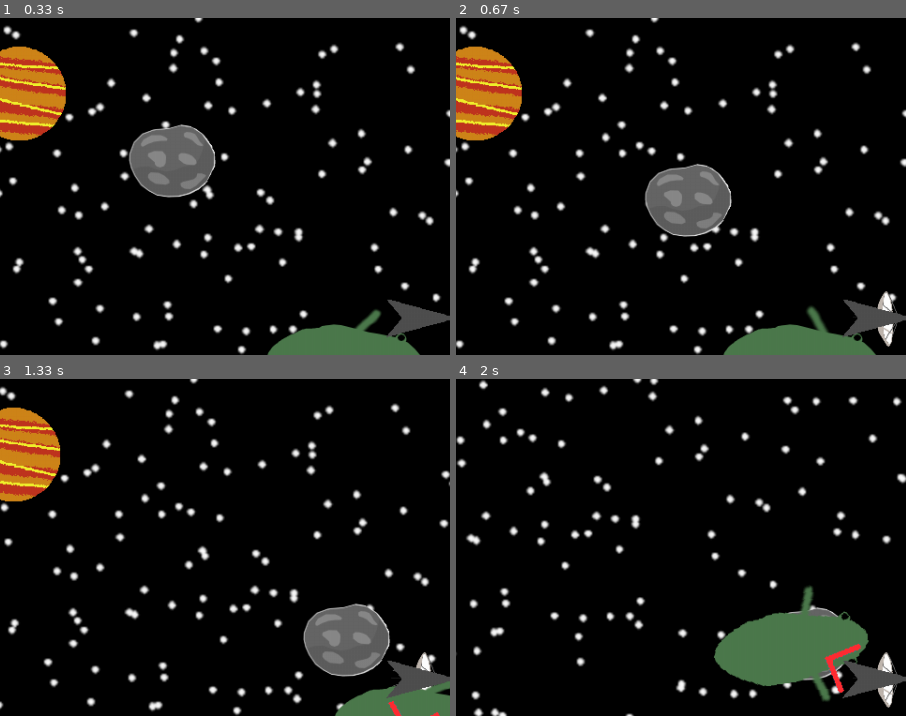
Above: before the commit, frames 1-4 (two rows, left to right).
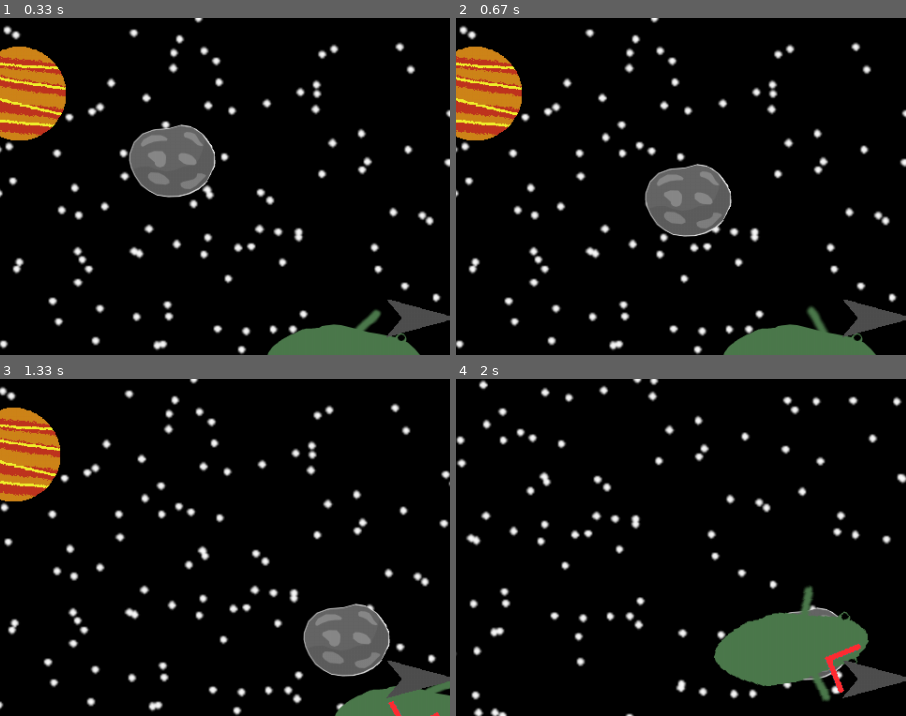
Above: after the commit, the same moments.

Repository: Jacob-OTW/Explorer-in-PyGame
Game: pygame game, started from main.py
The game is run twice, just before and just after one commit, with the same random seed, the same clock (stepped at 60 frames per second) and the same inputs.
Inputs (mouse positions are % of the whole screen's width and height, from its top left):
- Up to frame 1 (0.33 s): no input
- Up to frame 2 (0.67 s): tap U at 0.33 s
- Up to frame 3 (1.33 s): tap G at 0.67 s; tap Space at 1 s
- Up to frame 4 (2 s): click (33, 73) at 1.38 s; hold U from 1.67 s (still down); hold Down from 1.67 s (still down); move the mouse to (54, 62) at 1.7 s
The pictures show only the part of the screen within x 3-53%, y 5-55%; the shares and areas given below are measured in that part.

Frame 1 is identical in both runs. In frame 2, 0.3% of the frame differs, in the area x 93-99%, y 81-98%; in frame 3, 0.2%; in frame 4, 0.3%.

Commit message:
Added feature to all usage of certain items, to add a usable item it needs to be in "self.usable_items"(shop_UI_obj.py -> Shop_UI) and create a match case for what's supposed to happen when used

Diff:
--- a/main.py
+++ b/main.py
@@ -36,8 +36,6 @@
                 map_ui.map = False if map_ui.map else True
             if event.key == pygame.K_g:  # Cycle target for arrow and map
                 map_selector.next_target()
-            if event.key == pygame.K_u:
-                add_probe()
 
 
 class MouseTrail:  # This class is for debugging
@@ -73,6 +71,7 @@
 myfont = pygame.font.SysFont("monospace", 16)  # setup font for text
 
 last_time = time.time()
+play.inventory.append('Probe')
 while True:
     # Timing
     frame_time = time.time() - last_time
--- a/shop_UI_obj.py
+++ b/shop_UI_obj.py
@@ -3,6 +3,7 @@
 from player_obj import play
 from pop_up_obj import add_pop_up
 from nav_objs import map_selector
+from space_probe_obj import add_probe
 
 
 def return_main_menu():  # Returns main menu options
@@ -89,6 +90,7 @@
         self.cached_item = None  # used to delete items and such
         self.shop = False  # Is shop shown
         self.page = 0  # Page is used for the inventory and later prob. for selling and buying
+        self.usable_items = ['Item', 'Dead Skin', 'Probe']
 
     def update(self):
         self.image = pygame.image.load('Assets/shop_ui.png').convert_alpha()
@@ -131,6 +133,18 @@
                             play.inventory.remove(self.cached_item)
                             self.directory.pop()
                             return_inventory()
+                    elif choice == 'Use':
+                        match self.cached_item:
+                            case 'Item':
+                                print('Yes')
+                            case 'Dead Skin':
+                                print('No')
+                            case 'Probe':
+                                add_probe()
+                                play.inventory.remove('Probe')
+                                self.directory.pop()
+                                return_inventory()
+
                     else:
                         self.directory.pop()
                         return_inventory()
@@ -149,7 +163,10 @@
                     else:
                         self.cached_item = self.shop_list[self.selected]
                         if self.cached_item != '':
-                            self.shop_list = ['Del', 'Return']
+                            if self.cached_item in self.usable_items:
+                                self.shop_list = ['Use', 'Del', 'Return']
+                            else:
+                                self.shop_list = ['Del', 'Return']
                             self.directory.append('Item')
             elif self.directory[0] == 'Settings':
                 if choice == 'Return':
